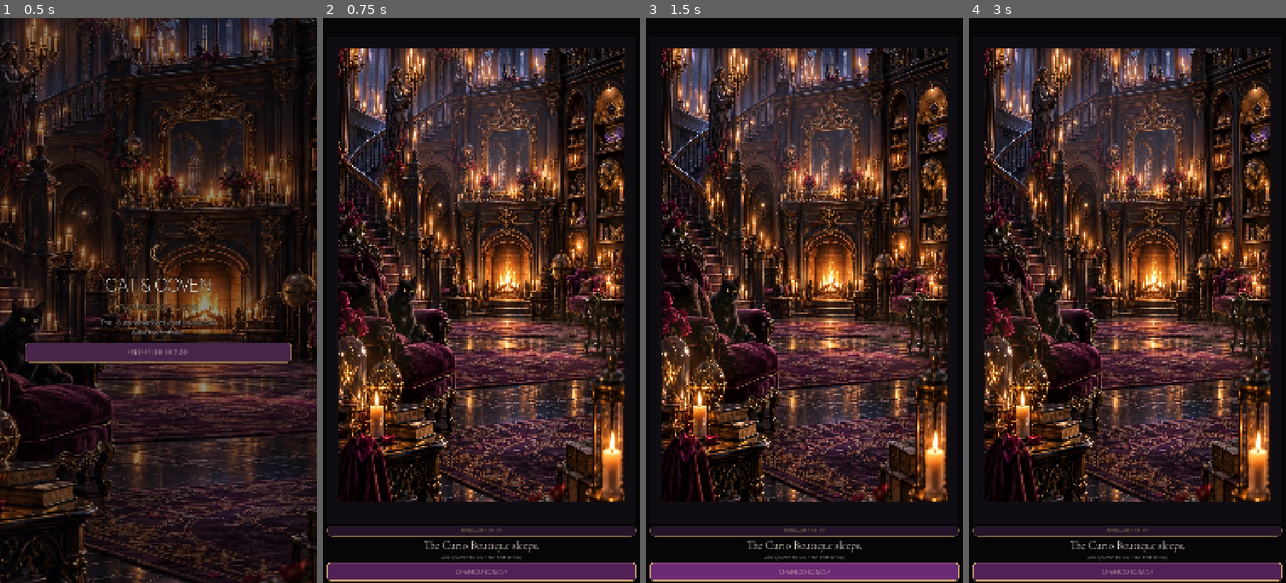
Above: before the commit, frames 1-4 (left to right).
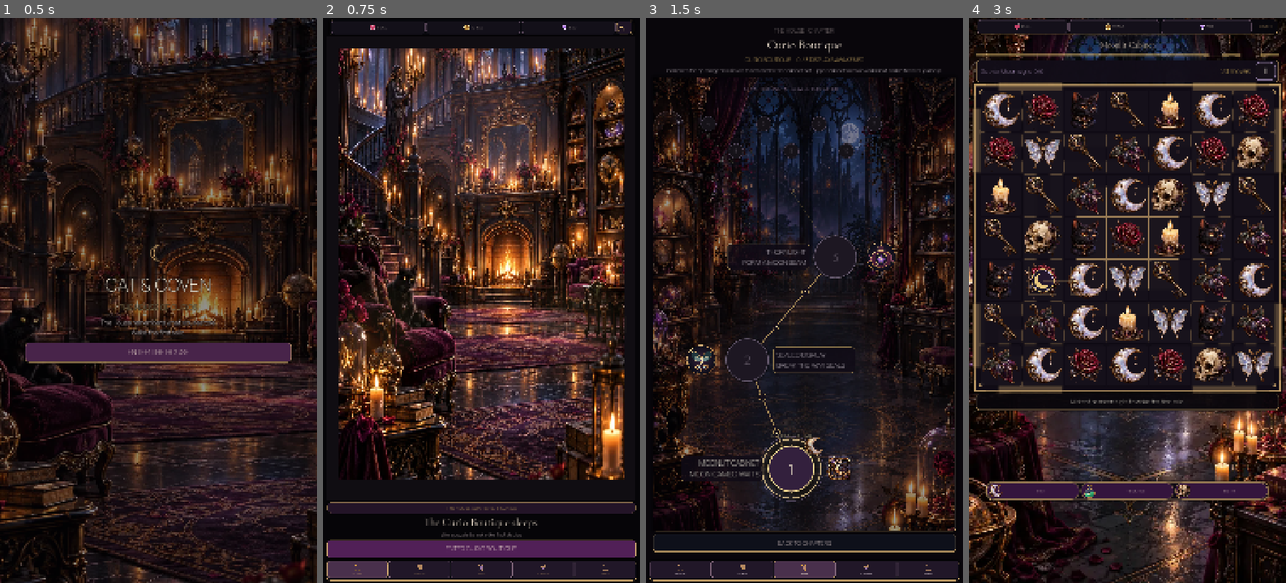
Above: after the commit, the same moments.

Repository: Jay-prodesign/akilta-match3
Game: Godot game, scene res://src/app/app_bootstrap.tscn
Same seed, same stepped clock (60 frames per second), same inputs: the game is played once before the commit and once after it.
Inputs (mouse positions are in pixels of both pictures, inside the frame that each line leads up to):
- Up to frame 1 (0.5 s): no input
- Up to frame 2 (0.75 s): click "ENTER THE HOUSE" at 0.5 s
- Up to frame 3 (1.5 s): click "OPEN CURIO MAP" (after the commit: "ENTER CURIO BOUTIQUE") at 1.25 s
- Up to frame 4 (3 s): click (1114, 470) at 2 s, where only the run after the commit has a clickable "1"; click (1127, 379) at 2.75 s, where only the run after the commit has a clickable "PLAY"

Frame 1 is identical in both runs. In frame 2, 46% of the frame differs, in the area x 1-99%, y 0-100%; in frame 3, 59%; in frame 4, 67%, in the area x 0-100%, y 0-100%.
Error before the commit: Parse Error: Cannot infer the type of "room_margin" variable because the value doesn't have a set type. (res://src/ui/home/house_home.gd:345)

Commit message:
Type S07 awakening niche geometry explicitly

Diff:
--- a/src/ui/home/house_home.gd
+++ b/src/ui/home/house_home.gd
@@ -342,15 +342,15 @@
 		awakening_echo.stretch_mode = TextureRect.STRETCH_KEEP_ASPECT_CENTERED
 		awakening_echo.mouse_filter = Control.MOUSE_FILTER_IGNORE
 		awakening_echo.z_index = 8
-		var room_margin := room_view.size.x * 0.035
-		var world_room := Rect2(
+		var room_margin: float = float(room_view.size.x) * 0.035
+		var world_room: Rect2 = Rect2(
 			Vector2(room_margin, room_view.size.y * 0.025),
 			Vector2(room_view.size.x - room_margin * 2.0, room_view.size.y * 0.93)
 		)
-		var side := world_room.size.x * 0.15
+		var side: float = world_room.size.x * 0.15
 		awakening_echo.size = Vector2(side, side)
-		var y_ratio := 0.38 if stage == 2 else 0.49
-		var center := Vector2(
+		var y_ratio: float = 0.38 if stage == 2 else 0.49
+		var center: Vector2 = Vector2(
 			world_room.position.x + world_room.size.x * 0.84,
 			world_room.position.y + world_room.size.y * y_ratio
 		)
